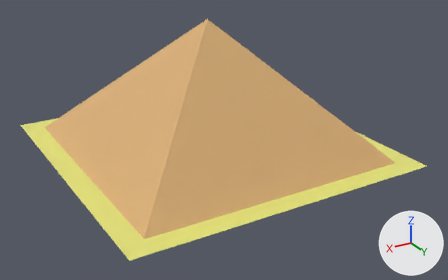
Two versions of the Blender file art_working/Pyramid.blend, one commit apart.
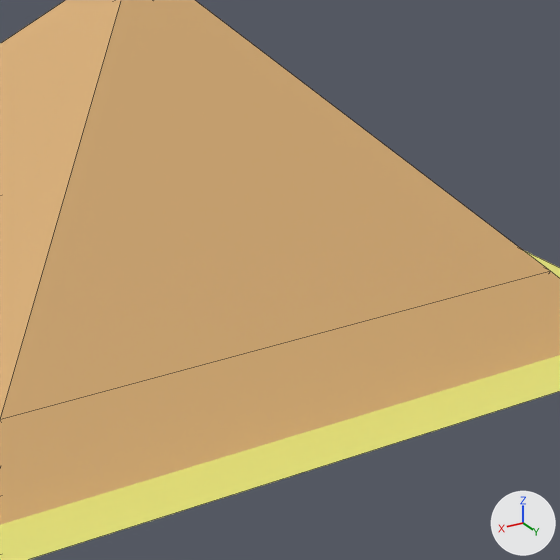
Old and new are each drawn whole from a camera (50 mm lens) standing at (24.5, 43.5, 21.8) and looking at (-0.3, 2.1, 1.1) and again close up on the part from 35% to 82% of the width and 13% to 89% of the height. Every picture has the same lights, and +X, +Y and +Z are marked at lower right. The close-ups show mesh edges as thin lines.

The scene before the commit, as lines of its bpy script (objects in view):
```python
me_plane_001 = bpy.data.meshes.new('Plane.001')
me_plane_001.from_pydata([(-13.0, -13.0, 0.0), (13.0, -13.0, 0.0), (-13.0, 13.0, 0.0), (13.0, 13.0, 0.0), (-10.0, 10.0, 0.0), (-10.0, -10.0, 0.0), (10.0, -10.0, 0.0), (10.0, 10.0, 0.0)], [], [(5, 4, 2, 0), (6, 5, 0, 1), (7, 6, 1, 3), (4, 7, 3, 2)])
me_plane_001.materials.append(mat_sand)  # yellow #e7e67a
me_plane_009 = bpy.data.meshes.new('Plane.009')
me_plane_009.from_pydata(...)  # 16 vertices, 16 faces; spans x -11.4..11.4, y -11.4..11.4, z -1.0..1.8
me_plane_009.materials.append(mat_pyramid_sides)  # beige #ddb177
me_plane_012 = bpy.data.meshes.new('Plane.012')
me_plane_012.from_pydata([(-9.0, 9.0, 1.0), (9.0, 9.0, 1.0), (0.0, 0.0, 10.0), (-9.4, 9.4, 1.8), (9.4, 9.4, 1.8), (0.0, 0.0, 11.0)], [], [(1, 2, 0), (4, 3, 5), (0, 2, 5, 3), (1, 4, 5, 2), (1, 0, 3, 4)])
me_plane_012.materials.append(mat_pyramid_sides)  # beige #ddb177
ob_base = bpy.data.objects.new('Base', me_plane_009)
ob_base.location = (0.0, 0.0, 0.0)
ob_sand = bpy.data.objects.new('Sand', me_plane_001)
ob_sand.location = (0.0, 0.0, 0.0)
ob_side_n = bpy.data.objects.new('Side_N', me_plane_012)
ob_side_n.location = (0.0, 0.0, 0.0)
# also in view: 'Side_E' at (4.7, 0.0, 6.0)
```
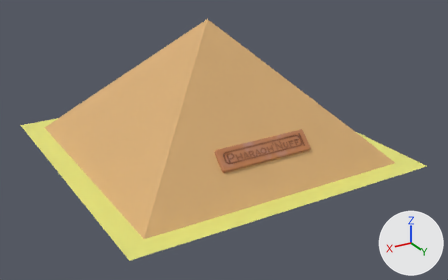
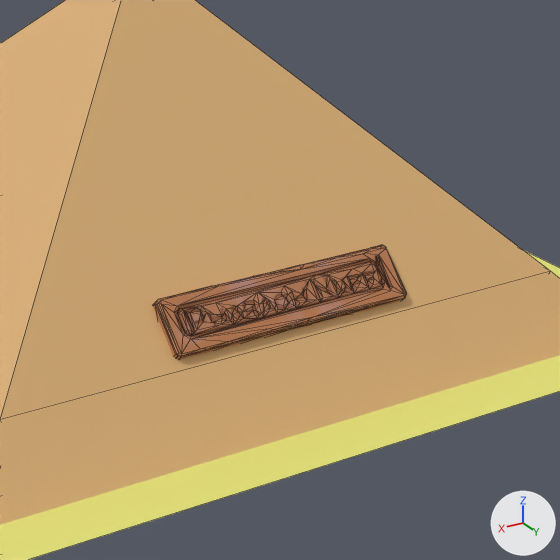
The change in detail:
Picture 'Ucupaint Logocube_Paint Color' (img_ucupaint_logocube_paint_color) is new.
Picture 'Ucupaint Logocube_Paint Normal' (img_ucupaint_logocube_paint_normal) is new.
Material 'Logocube_Paint' (mat_logocube_paint) is new.
Uses the picture img_ucupaint_logocube_paint_color.
Uses the picture img_ucupaint_logocube_paint_normal.
me_plane_012 is used by ob_side_n; location (0.0, 0.0, 0.0).
me_plane_012 had 6 vertices, 5 faces and spanned x -9.4..9.4, y 0.0..9.4, z 1.0..11.0.
me_plane_012 now has 245 vertices, 436 faces and spans x -9.4..9.4, y 0.0..9.4, z 1.0..11.0.
me_plane_012 part 1: a new loose piece of 239 vertices spanning x -3.9..4.0, y 7.4..9.3, z 1.6..3.5, in mat_logocube_paint.
me_plane_012 part 2: the surface is now shaded smooth.
me_plane_012 now uses material mat_logocube_paint.

Pixel boxes [x1, y1, x2, y2] of what changed, in the close-ups (560 x 560 px):
part 1 of me_plane_012, added (brown)
    after: [153, 245, 407, 360]
